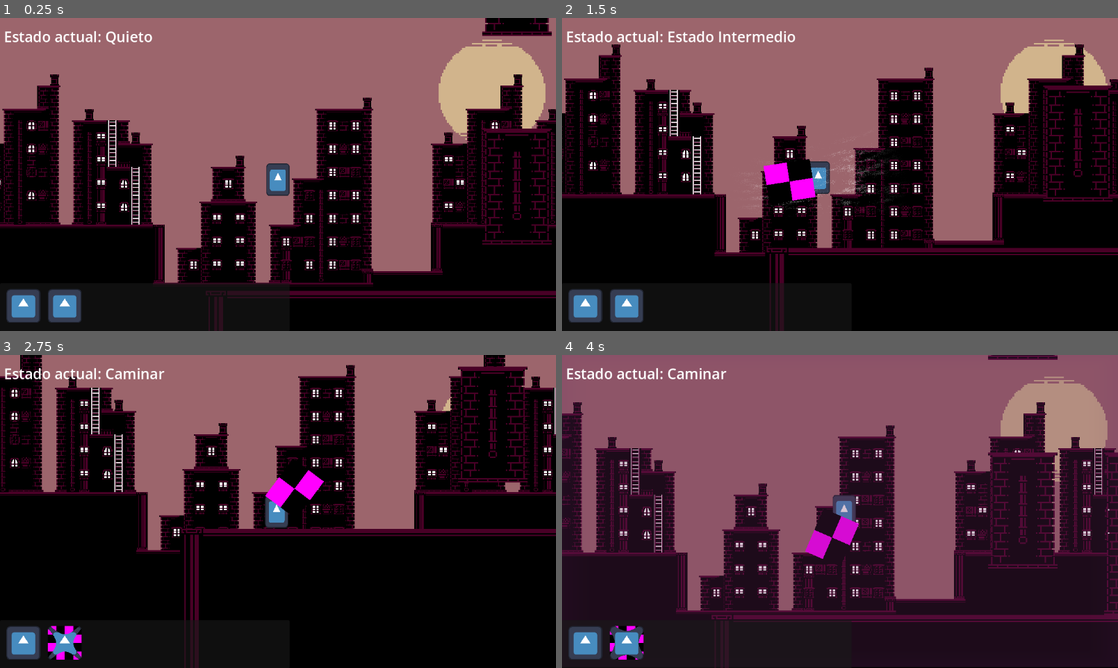
Above: before the commit, frames 1-4 (two rows, left to right).
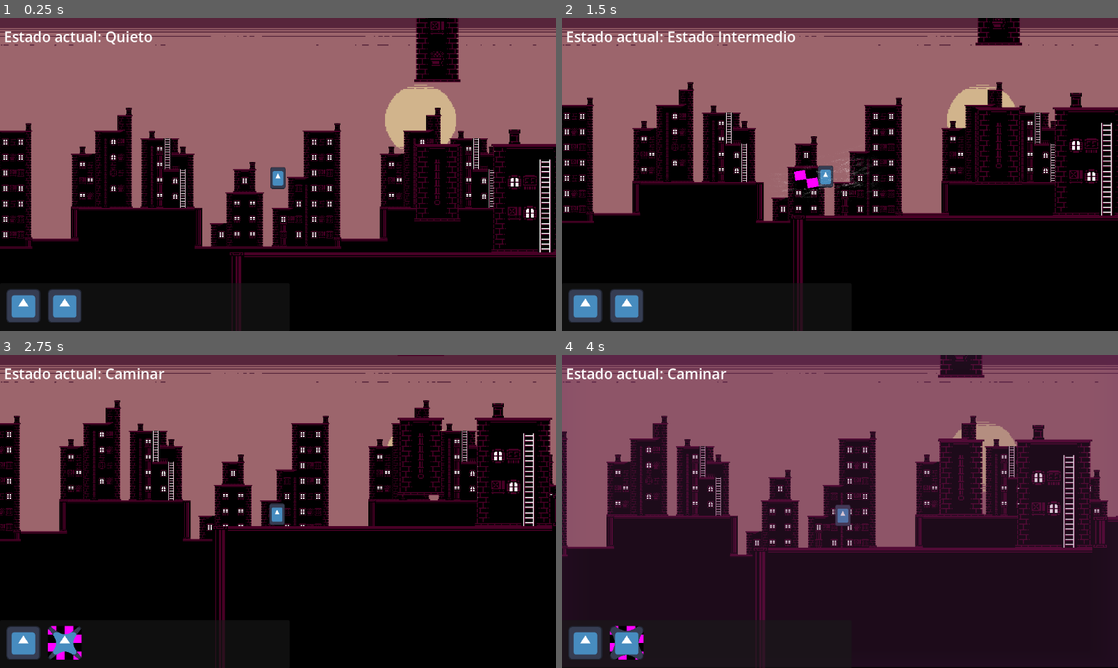
Above: after the commit, the same moments.

Repository: Proyecto-Carpincho/Proyecto-Carpincho
Game: Godot game, scene res://Scenes/main.tscn
Two runs of this game, one before a commit and one after it. Both use one fixed random seed, a clock stepped at 60 frames per second and the inputs below. The engine's default icon, where the game draws it, is replaced by a stand-in: a white triangle on a blue panel in a dark square.
Inputs (mouse positions are in pixels of both pictures, inside the frame that each line leads up to):
- Up to frame 1 (0.25 s): no input
- Up to frame 2 (1.5 s): move the mouse to (962, 158) at 0.52 s; press the mouse at (962, 158) at 0.53 s; hold D (Move Right) from 0.53 s (still down); tap Space (Jump) at 0.77, 1.07 s; right-click (962, 158) at 0.8 s; move the mouse to (728, 190) at 1.27 s; release the mouse at (728, 190) at 1.28 s; right-click (728, 190) at 1.35 s
- Up to frame 3 (2.75 s): tap Space (Jump) at 1.52, 1.55, 1.82 s; move the mouse to (333, 442) at 2.02 s; release D (Move Right) at 2.03 s; hold A (Move Left) from 2.03 s (still down); hold Space (Jump) from 2.03 s (still down); click (333, 442) at 2.3 s
- Up to frame 4 (4 s): move the mouse to (812, 574) at 2.77 s; release A (Move Left) at 2.78 s; release Space (Jump) at 2.78 s; hold D (Move Right) from 2.78 s (still down); click (812, 574) at 2.85 s; tap Space (Jump) at 3.02, 3.32 s; right-click (812, 574) at 3.05 s; move the mouse to (1006, 558) at 3.52 s; hold Space (Jump) from 3.53 s (still down); tap Ctrl (Bullet Time) at 3.6 s

The runs differ from the first frame. In frame 1, 40% of the frame differs, in the area x 0-100%, y 0-100%; in frame 2, 36%; in frame 3, 33%; in frame 4, 35%.

Commit message:
prueba con muñeco
mejoras para el muñeco y para el arma melee, ahora tiene unos errores menos a y un botón de prueba para cuando cambies algo de arma se actualices cuando precionés el botón

Diff:
--- a/Scenes/Character.tscn
+++ b/Scenes/Character.tscn
@@ -19,7 +19,6 @@
 wall_min_slide_angle = 3.14159
 safe_margin = 2.0
 script = ExtResource("1_7ig0a")
-gravityMultiplyWall = 0.1
 
 [node name="CollisionShape2D" type="CollisionShape2D" parent="."]
 position = Vector2(0, 0.5)
@@ -32,7 +31,6 @@
 texture = ExtResource("2_677pu")
 
 [node name="Camera2D" type="Camera2D" parent="."]
-zoom = Vector2(1.5, 1.5)
 position_smoothing_enabled = true
 position_smoothing_speed = 20.0
 editor_draw_limits = true
--- a/Scenes/Habilidades Modulares/Armas Melee/Bate Beisboll.tscn
+++ b/Scenes/Habilidades Modulares/Armas Melee/Bate Beisboll.tscn
@@ -13,11 +13,11 @@
 [node name="Bate Beisboll" type="Node2D" node_paths=PackedStringArray("ArmaStateMachine", "DashNode")]
 script = ExtResource("1_0yxwd")
 Fuerza = 75.0
-cooldown = 0.01
-TiempoGolpe = 0.4
+cooldown = 0.5
+TiempoGolpe = 0.2
 TieneAtaqueFuerte = true
 MultiplicadorFuerza = 2.0
-tiempo_ataque_fuerte = 0.2
+tiempo_ataque_fuerte = 2.0
 Congela = true
 tiempo_congelacion = 0.2
 TiempoGolpeFuerte = 1.0
@@ -27,7 +27,7 @@
 
 [node name="Dash" parent="." instance=ExtResource("2_77l2q")]
 TiempoDeRecarga = 6.0
-TiempoDeDash = 0.2
+TiempoDeDash = 0.4
 distancia_maxima = 130.0
 Velocidad = 1500.0
 
@@ -71,5 +71,6 @@
 disabled = true
 
 [connection signal="timeout" from="Timer Fuerza" to="StateMachine" method="_TimerFuerza_Timeout"]
+[connection signal="timeout" from="Timer Cooldown" to="StateMachine" method="_TimerCooldown_Timeout"]
 [connection signal="timeout" from="Timer Congelacion" to="StateMachine" method="_TimerCongelacion_Timeout"]
 [connection signal="body_entered" from="Pivot Bate/Area2D" to="StateMachine" method="_Area2D_bodyEntered"]
--- /dev/null
+++ b/Scenes/Muñeco Pruebas.tscn
@@ -0,0 +1,52 @@
+[gd_scene load_steps=5 format=3 uid="uid://ws714j3bdkap"]
+
+[ext_resource type="Script" uid="uid://ba3s73ac4nbj7" path="res://Scripts/Muñeco.gd" id="1_4bcy5"]
+[ext_resource type="Texture2D" uid="uid://b6kauwett0agh" path="res://icon.svg" id="2_l6oal"]
+
+[sub_resource type="RectangleShape2D" id="RectangleShape2D_ind8n"]
+size = Vector2(50.905, 8.5)
+
+[sub_resource type="RectangleShape2D" id="RectangleShape2D_tlypy"]
+size = Vector2(40, 60)
+
+[node name="StaticBody2D" type="StaticBody2D"]
+collision_layer = 12
+collision_mask = 12
+script = ExtResource("1_4bcy5")
+
+[node name="CollisionShape2D3" type="CollisionShape2D" parent="."]
+z_index = 1
+position = Vector2(-16.12, -22.6)
+rotation = -1.5708
+shape = SubResource("RectangleShape2D_ind8n")
+one_way_collision = true
+one_way_collision_margin = 5.0
+
+[node name="CollisionShape2D2" type="CollisionShape2D" parent="."]
+z_index = 1
+position = Vector2(15.88, -22.6)
+rotation = 1.5708
+shape = SubResource("RectangleShape2D_ind8n")
+one_way_collision = true
+one_way_collision_margin = 5.0
+
+[node name="CollisionShape2D" type="CollisionShape2D" parent="."]
+z_index = 1
+position = Vector2(-0.119995, -26.6)
+rotation = 3.14159
+shape = SubResource("RectangleShape2D_tlypy")
+one_way_collision = true
+one_way_collision_margin = 128.0
+
+[node name="Icon" type="Sprite2D" parent="."]
+position = Vector2(-0.119995, -26.6)
+scale = Vector2(0.295, 0.475)
+texture = ExtResource("2_l6oal")
+
+[node name="Label" type="Label" parent="."]
+offset_left = -25.0
+offset_top = -50.0
+offset_right = 25.0
+pivot_offset = Vector2(25, 25)
+horizontal_alignment = 1
+vertical_alignment = 1
--- a/Scenes/main.tscn
+++ b/Scenes/main.tscn
@@ -1,11 +1,10 @@
-[gd_scene load_steps=20 format=4 uid="uid://cy84g5jb5i82l"]
+[gd_scene load_steps=17 format=4 uid="uid://cy84g5jb5i82l"]
 
 [ext_resource type="Texture2D" uid="uid://brpj3c85xngah" path="res://Sprites/Wasteland-Files.png" id="1_h2yge"]
 [ext_resource type="Texture2D" uid="uid://nw076mgo6ocp" path="res://Sprites/Wasteland_Sky.png" id="1_ig7tw"]
 [ext_resource type="Texture2D" uid="uid://dpd222nvw6jnk" path="res://Sprites/Tile set prueba.png" id="2_lquwl"]
 [ext_resource type="PackedScene" uid="uid://cjmre3cjowgo6" path="res://Scenes/Character.tscn" id="3_h2yge"]
-[ext_resource type="Script" uid="uid://ba3s73ac4nbj7" path="res://Scripts/Muñeco.gd" id="5_21xkr"]
-[ext_resource type="Texture2D" uid="uid://b6kauwett0agh" path="res://icon.svg" id="6_6bp64"]
+[ext_resource type="PackedScene" uid="uid://ws714j3bdkap" path="res://Scenes/Muñeco Pruebas.tscn" id="5_kry3j"]
 
 [sub_resource type="TileSetAtlasSource" id="TileSetAtlasSource_7mycd"]
 texture = ExtResource("2_lquwl")
@@ -224,12 +223,6 @@
 [sub_resource type="WorldBoundaryShape2D" id="WorldBoundaryShape2D_6bp64"]
 normal = Vector2(0, 1)
 
-[sub_resource type="RectangleShape2D" id="RectangleShape2D_21xkr"]
-size = Vector2(60, 8.5)
-
-[sub_resource type="RectangleShape2D" id="RectangleShape2D_344ge"]
-size = Vector2(40, 60)
-
 [node name="Node2D" type="Node2D"]
 metadata/_edit_horizontal_guides_ = [-440.0]
 
@@ -279,12 +272,12 @@
 maxWalkVelocity = 200.0
 runVelocity = 150.0
 maxRunVelocity = 300.0
-extra_jump = 2
-extra_jump_boost = 1.3
-velocity_jump = -180.0
-jump_multiply_boosted = 1.2
+extra_jump = 1
+extra_jump_boost = 1.4
+velocity_jump = -190.0
+jump_multiply_boosted = 1.1
 wall_velocity = -2000.0
-wall_jump_velocity = -250.0
+wall_jump_velocity = -350.0
 bullet_time_active = true
 bullet_time_sec = 1.0
 cooldown = 1.0
@@ -307,33 +300,5 @@
 position = Vector2(-1, -596)
 shape = SubResource("WorldBoundaryShape2D_6bp64")
 
-[node name="StaticBody2D" type="StaticBody2D" parent="."]
-position = Vector2(1807, -414)
-collision_layer = 12
-collision_mask = 12
-script = ExtResource("5_21xkr")
-
-[node name="CollisionShape2D3" type="CollisionShape2D" parent="StaticBody2D"]
-z_index = 1
-position = Vector2(-16, 0)
-rotation = -1.5708
-shape = SubResource("RectangleShape2D_21xkr")
-one_way_collision = true
-
-[node name="CollisionShape2D2" type="CollisionShape2D" parent="StaticBody2D"]
-z_index = 1
-position = Vector2(14.5, 0)
-rotation = 1.5708
-shape = SubResource("RectangleShape2D_21xkr")
-one_way_collision = true
-
-[node name="CollisionShape2D" type="CollisionShape2D" parent="StaticBody2D"]
-z_index = 1
-rotation = 3.14159
-shape = SubResource("RectangleShape2D_344ge")
-one_way_collision = true
-one_way_collision_margin = 128.0
-
-[node name="Icon" type="Sprite2D" parent="StaticBody2D"]
-scale = Vector2(0.295, 0.475)
-texture = ExtResource("6_6bp64")
+[node name="StaticBody2D" parent="." instance=ExtResource("5_kry3j")]
+position = Vector2(1818, -392)
--- a/Scripts/Jugador/Estados Basicos Jugador.gd
+++ b/Scripts/Jugador/Estados Basicos Jugador.gd
@@ -206,8 +206,8 @@
 			a = false
 			CountJump = Player.extra_jump
 			Jumping = true
+			Player.velocity.y = 0
 			if IsInCoyoteTime:
-				Player.velocity.y = 0
 				IsInCoyoteTime = false
 				TimerCoyote.stop()
 		elif CountJump != 0:
@@ -223,7 +223,7 @@
 	# Controla la fuerza del salto (según cuánto se mantiene pulsado)
 	if Jumping:
 		if not extra_jump:
-			Player.velocity.y += Player.velocity_jump * Multiply * 0.25
+			Player.velocity.y += Player.velocity_jump * Multiply * 0.15
 			if Player.velocity.y < Player.velocity_jump * Multiply or not Player.inputIsJumping():
 				Jumping = false
 		else:
@@ -235,7 +235,7 @@
 	"""
 	Maneja el salto en pared (wall jump).
 	⚠️ Existe un bug:
-		Si el jugador salta al lado de la pared pero estando en el piso, primero hace salto normal y despues hace salto en pared
+		Si el jugador salta al lado de la pared pero estando en el piso, se suma la potencia de los dos saltos
 	"""
 	if Player.inputJump():
 		if Player.isOnWall():
--- a/Scripts/Jugador/Habilidades Modulares/Ataque Mele/Bate de Beisboll/Bate Beisboll.gd
+++ b/Scripts/Jugador/Habilidades Modulares/Ataque Mele/Bate de Beisboll/Bate Beisboll.gd
@@ -7,3 +7,9 @@
 	get_node("Timer Congelacion").wait_time = tiempo_congelacion
 	get_node("Timer Cooldown").wait_time = cooldown
 	get_node("Timer Fuerza").wait_time = tiempo_ataque_fuerte
+
+func _input(event: InputEvent) -> void:
+	if Input.is_action_just_pressed("ui_up"):
+		get_node("Timer Congelacion").wait_time = tiempo_congelacion
+		get_node("Timer Cooldown").wait_time = cooldown
+		get_node("Timer Fuerza").wait_time = tiempo_ataque_fuerte
--- a/Scripts/Jugador/Habilidades Modulares/Ataque Mele/Bate de Beisboll/Maquina Bate.gd
+++ b/Scripts/Jugador/Habilidades Modulares/Ataque Mele/Bate de Beisboll/Maquina Bate.gd
@@ -5,6 +5,7 @@
 @onready var timer_fuerza:Timer = get_parent().get_node("Timer Fuerza")
 @onready var timer_golpe:Timer = get_parent().get_node("Timer Golpe")
 @onready var timer_congelacion:Timer = get_parent().get_node("Timer Congelacion")
+@onready var timer_cooldown:Timer = get_parent().get_node("Timer Cooldown")
 @onready var pivot_bate:Node2D = get_parent().get_node("Pivot Bate")
 
 var position_mouse:Vector2
@@ -16,7 +17,7 @@
 	SetActualState("Sin Ataque")
 
 var FristFrame:bool
-func _PhysicsMatch(delta:float, State:String) -> void:
+func _PhysicsMatch(_delta:float, State:String) -> void:
 	match State:
 		"Ataque":
 			inicio_ataque()
@@ -32,7 +33,8 @@
 			sprite.scale = Vector2(23,19) * 1.4
 			pivot_bate.rotation = position_mouse.angle()
 		"Manteniendo Ataque":
-			if get_parent().get_node("Timer Cooldown").is_stopped():
+
+			if not cooldown_active:
 
 				if timer_fuerza.is_stopped():
 					timer_fuerza.start()
@@ -70,7 +72,8 @@
 
 	if timer_golpe.is_stopped():
 		SetActualState("Sin Ataque")
-		get_parent().get_node("Timer Cooldown").start()
+		timer_cooldown.start()
+		cooldown_active = true
 	FristFrame = false
 	hitbox.disabled = false
 	sprite.visible = true
@@ -86,9 +89,15 @@
 		# Si es un ataque fuerte entonces la fuerza es Fuerza * MultiplicadorFuerza o sea (Multi ataque fuerte)
 		# pero si no es un ataque fuerte entonces es solo Fuerza
 		var Fuerza = get_parent().Fuerza if not EsAtaqueFuerte else get_parent().Fuerza * get_parent().MultiplicadorFuerza
-		body.call("Golpeado", Fuerza , get_parent().Mata)
+		body.call("Golpeado", Fuerza , get_parent().Mata,pivot_bate.rotation_degrees)
 		if EsAtaqueFuerte:
 			EfectosVisuales.CongelarTiempo()
 			timer_congelacion.start()
 			Engine.time_scale = 0
 		SetActualState("Sin Ataque")
+		timer_cooldown.start()
+		cooldown_active = true
+
+var cooldown_active:bool
+func _TimerCooldown_Timeout() -> void:
+	cooldown_active = false
--- a/Scripts/Jugador/Habilidades Modulares/Dash/Dash Normal/Estado Dash.gd
+++ b/Scripts/Jugador/Habilidades Modulares/Dash/Dash Normal/Estado Dash.gd
@@ -108,6 +108,8 @@
 				# Reset de banderas
 				inicio_estado = false
 				primer_frame_dash = false
+			else:
+				SetActualState("SinDash")
 		#endregion
 
 
--- a/Scripts/Muñeco.gd
+++ b/Scripts/Muñeco.gd
@@ -1,14 +1,33 @@
 extends StaticBody2D
 
 
-# Called when the node enters the scene tree for the first time.
-func _ready() -> void:
-	pass # Replace with function body.
+func _physics_process(delta: float) -> void:
+	for label:Label in A:
+		label.rotation = -rotation
 
+func Golpeado(Fuerza,Mata,RotacionArea) -> void:
+	var A = 1 if abs(RotacionArea) <= 90 else -1
 
-# Called every frame. 'delta' is the elapsed time since the previous frame.
-func _process(delta: float) -> void:
-	pass
+	text(Fuerza)
 
-func Golpeado(Fuerza,Mata) -> void:
-	print("me golpearon!")
+	get_tree().create_tween().tween_property(self,"rotation_degrees",30* A,0.2).set_ease(Tween.EASE_OUT).set_trans(Tween.TRANS_ELASTIC)
+	await get_tree().create_timer(0.1).timeout
+	get_tree().create_tween().tween_property(self,"rotation_degrees",-30*A,0.4).set_ease(Tween.EASE_OUT).set_trans(Tween.TRANS_BOUNCE)
+	await get_tree().create_timer(0.2).timeout
+	get_tree().create_tween().tween_property(self,"rotation_degrees",0,0.4).set_ease(Tween.EASE_OUT).set_trans(Tween.TRANS_ELASTIC)
+
+var A:Array[Label]
+func text(Fuerza):
+	var labelDaño:Label = get_node("Label").duplicate()
+	add_child(labelDaño)
+	A.append(labelDaño)
+	labelDaño.set_visible(true)
+	labelDaño.text = str(Fuerza)
+	var time =0.9
+	labelDaño.rotation = -rotation
+	var final_position = Vector2(20,0) * randf_range(-1,1) - Vector2(25,10)
+	get_tree().create_tween().tween_property(labelDaño,"position",final_position ,time).set_ease(Tween.EASE_OUT).set_trans(Tween.TRANS_BOUNCE)
+	get_tree().create_tween().tween_property(labelDaño,"scale",Vector2.ONE * 0.6,time).set_ease(Tween.EASE_OUT).set_trans(Tween.TRANS_BOUNCE)
+	await  get_tree().create_timer(time).timeout
+	A.erase(labelDaño)
+	labelDaño.queue_free()
